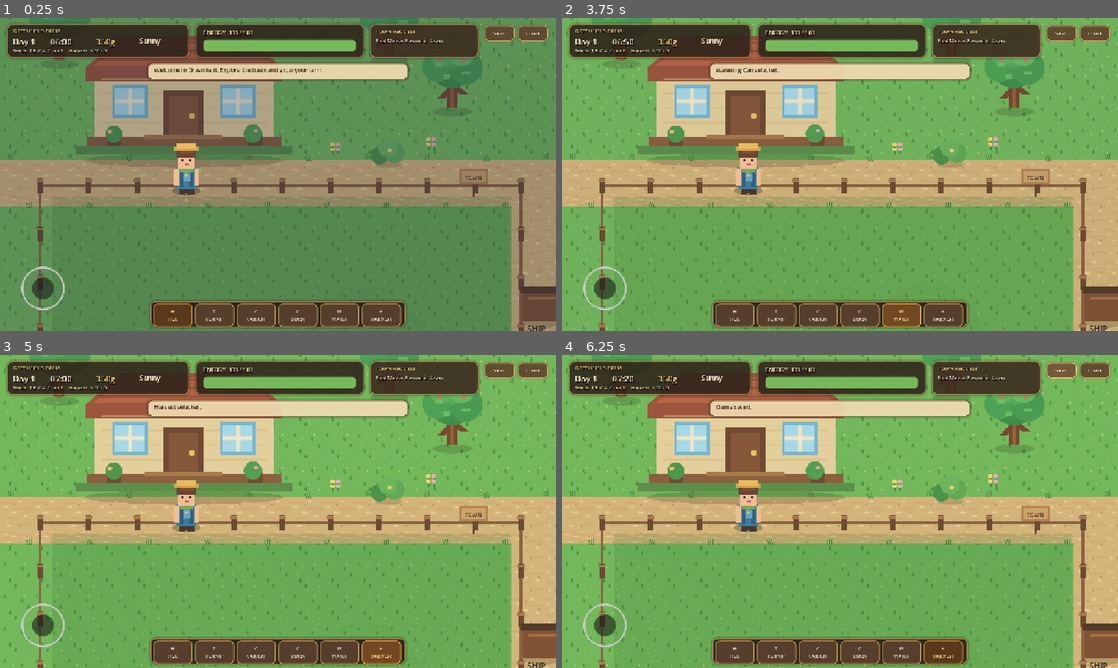
Above: before the commit, frames 1-4 (two rows, left to right).
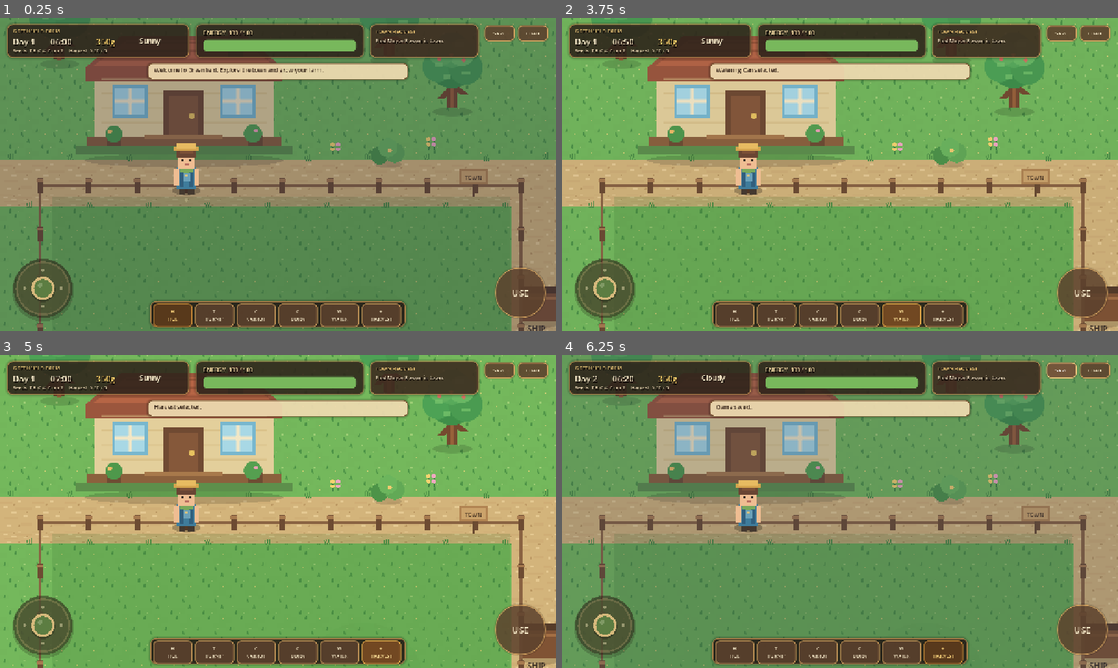
Above: after the commit, the same moments.

Repository: mohsenbigdeli/New
Game: Godot game, scene res://scenes/main.tscn
The game is run twice, just before and just after one commit, with the same random seed, the same clock (stepped at 60 frames per second) and the same inputs.
Inputs (mouse positions are in pixels of both pictures, inside the frame that each line leads up to):
- Up to frame 1 (0.25 s): no input
- Up to frame 2 (3.75 s): click "H HOE" at 0.5 s; click "T TURNIP" at 1.25 s; click "C CARROT" at 2 s; click "C CORN" at 2.75 s; click "W WATER" at 3.5 s
- Up to frame 3 (5 s): click "+ HARVEST" at 4.25 s
- Up to frame 4 (6.25 s): click (1084, 630) at 5 s, where only the run after the commit has a clickable "USE"; click "SAVE" at 5.75 s

The runs differ from the first frame. In frame 1, 2.5% of the frame differs, in the area x 2-99%, y 76-97%; in frame 2, 2.8%; in frame 3, 2.8%; in frame 4, 73%, in the area x 0-100%, y 0-100%.
Error before the commit: Invalid access to property or key 'vector_changed' on a base object of type 'VirtualJoystick'. (res://scripts/game_ui.gd:179)

Commit message:
Use custom FarmJoystick in v0.4 HUD

Diff:
--- a/greenfield-farm/scripts/game_ui.gd
+++ b/greenfield-farm/scripts/game_ui.gd
@@ -20,7 +20,7 @@
 var message_label: Label
 var quest_label: Label
 var tool_buttons: Array[Button] = []
-var joystick: VirtualJoystick
+var joystick: FarmJoystick
 var toast_panel: Panel
 var toast_timer := 0.0
 
@@ -172,7 +172,7 @@
 		tool_buttons.append(b)
 
 func _build_mobile_controls() -> void:
-	joystick = VirtualJoystick.new()
+	joystick = FarmJoystick.new()
 	joystick.position = Vector2(22,545)
 	joystick.size = Vector2(154,154)
 	add_child(joystick)
